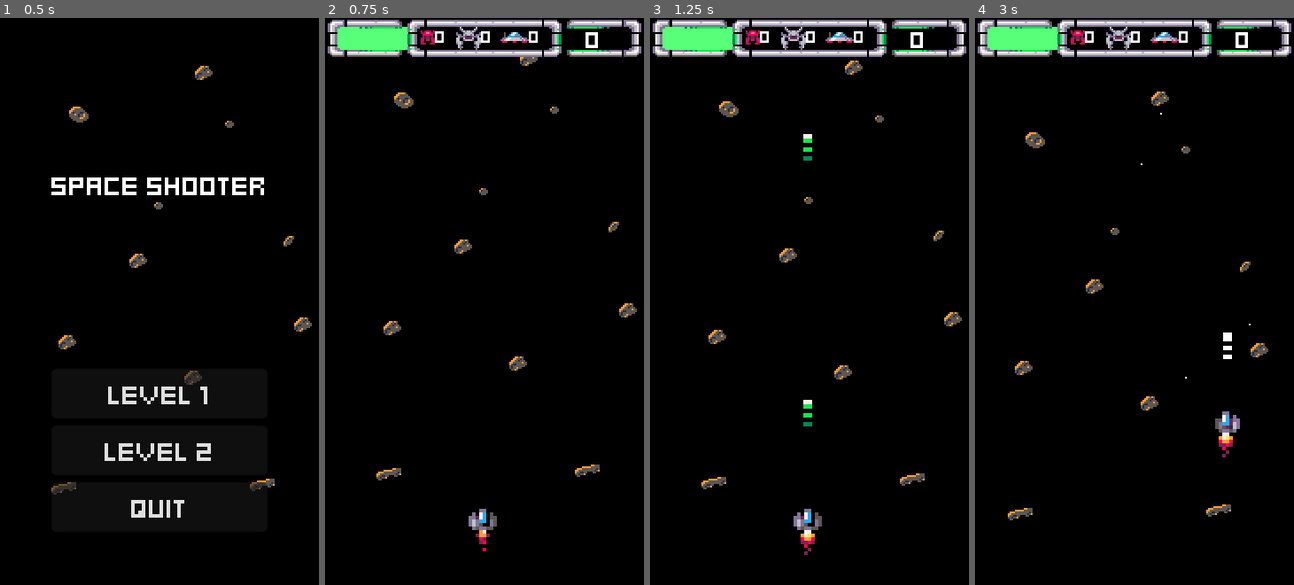
Above: before the commit, frames 1-4 (left to right).
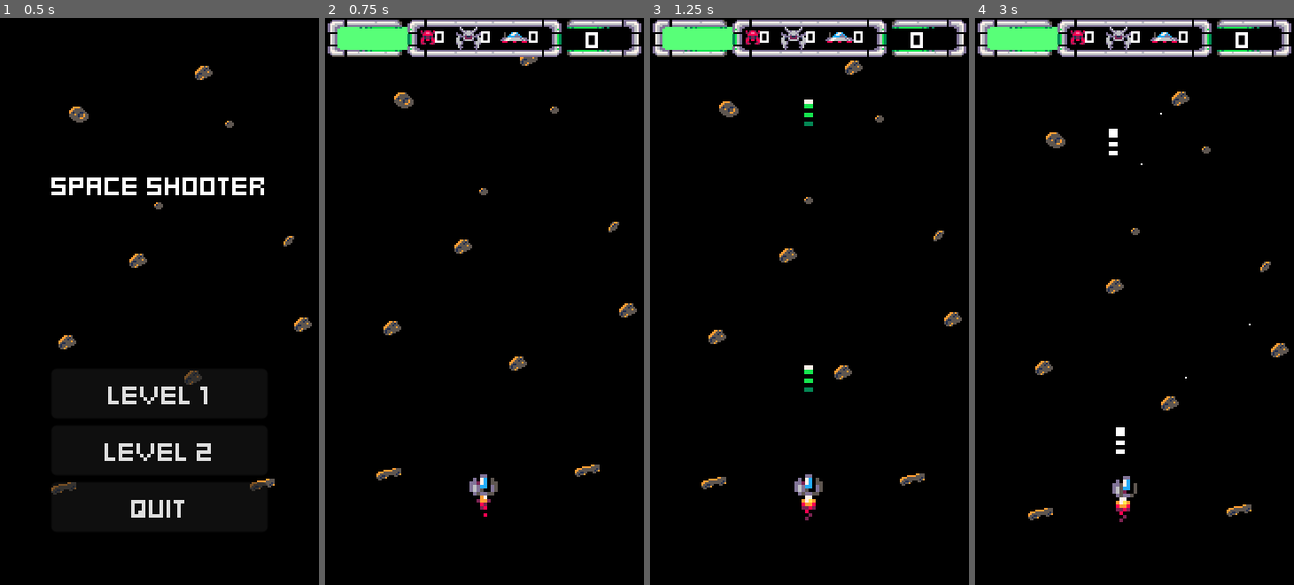
Above: after the commit, the same moments.

Repository: mubashirtanveerayon/SpaceShmup
Game: Godot game, scene res://scenes/ui/main_menu.tscn
Two runs of this game, one before a commit and one after it. Both use one fixed random seed, a clock stepped at 60 frames per second and the inputs below. Sound files missing from this copy of the repository are replaced by a short silence.
Inputs (mouse positions are in pixels of both pictures, inside the frame that each line leads up to):
- Up to frame 1 (0.5 s): no input
- Up to frame 2 (0.75 s): click "Level 1" at 0.5 s
- Up to frame 3 (1.25 s): no input
- Up to frame 4 (3 s): move the mouse to (1204, 273) at 1.27 s; press the mouse at (1204, 273) at 1.28 s; hold Right (ui_right) 1.28-2.03 s; move the mouse to (1070, 329) at 2.02 s; release the mouse at (1070, 329) at 2.03 s; hold Down (ui_down) 2.03-2.78 s; click (1070, 329) at 2.1 s; move the mouse to (1166, 176) at 2.77 s; press the mouse at (1166, 176) at 2.78 s; hold Right (ui_right) from 2.78 s (still down)

Frame 1 is identical in both runs. In frame 2, 0.6% of the frame differs, in the area x 45-55%, y 80-95%; in frame 3, 1.0%; in frame 4, 2.8%, in the area x 10-99%, y 12-89%.

Commit message:
touch input fixed

Diff:
--- a/scenes/player.tscn
+++ b/scenes/player.tscn
@@ -104,7 +104,8 @@
 
 [node name="MovementComponent" parent="." index="3"]
 script = ExtResource("5_bu2uy")
-input_dead_zone_squared = 20
+touch_input_dead_zone = 80
+touch_input_max_speed = 180
 acceleration = 800
 max_speed = 300
 friction = 1000
--- a/scenes/powerful_player_projectile.tscn
+++ b/scenes/powerful_player_projectile.tscn
@@ -1,7 +1,8 @@
-[gd_scene load_steps=6 format=3 uid="uid://c6hoirs4lhylq"]
+[gd_scene load_steps=7 format=3 uid="uid://c6hoirs4lhylq"]
 
 [ext_resource type="PackedScene" uid="uid://i1mmxpjpent1" path="res://scenes/player_projectile.tscn" id="1_a5jjc"]
 [ext_resource type="Shader" path="res://shader/powerful_player_projectile_sprite.gdshader" id="2_bwoy1"]
+[ext_resource type="Script" path="res://scripts/player_projectile.gd" id="2_knp3f"]
 [ext_resource type="Texture2D" uid="uid://dsrobotp5hokg" path="res://assets/pico8_invaders_sprites_LARGE(1).png" id="3_oqeyq"]
 
 [sub_resource type="ShaderMaterial" id="ShaderMaterial_q5dvj"]
@@ -16,6 +17,8 @@
 "
 
 [node name="PowerfulPlayerProjectile" instance=ExtResource("1_a5jjc")]
+script = ExtResource("2_knp3f")
+can_take_damage = true
 damage = 250
 
 [node name="Sprite2D2" type="Sprite2D" parent="." index="3"]
--- /dev/null
+++ b/scenes/ui/joystick.tscn
@@ -0,0 +1,24 @@
+[gd_scene load_steps=2 format=3 uid="uid://cbx01v1uhhs20"]
+
+[ext_resource type="PackedScene" uid="uid://dmr0fcamx7t56" path="res://addons/virtual_joystick/virtual_joystick_scene.tscn" id="1_3toun"]
+
+[node name="Joystick" type="Control"]
+layout_mode = 3
+anchors_preset = 15
+anchor_right = 1.0
+anchor_bottom = 1.0
+grow_horizontal = 2
+grow_vertical = 2
+
+[node name="Virtual Joystick" parent="." instance=ExtResource("1_3toun")]
+layout_mode = 1
+anchors_preset = 15
+anchor_top = 0.0
+anchor_right = 1.0
+offset_top = 120.0
+offset_right = 715.0
+offset_bottom = 1400.0
+grow_horizontal = 2
+grow_vertical = 2
+scale = Vector2(0.2, 0.2)
+clampzone_size = 20.0
--- a/scripts/PlayerMovementComponent.gd
+++ b/scripts/PlayerMovementComponent.gd
@@ -1,21 +1,29 @@
 extends "res://scripts/MovementComponent.gd"
 
-var is_clicked:bool=false
-@export var input_dead_zone_squared:int = 20
+@onready var joystick:Control=get_tree().get_first_node_in_group("virtual_joystick")
+@export var touch_input_dead_zone:int=80
+@export var touch_input_max_speed:int=180
+
 func _physics_process(delta)->void:
+	#if Input.is_action_pressed("click") and joystick != null:
+		#normalized_dir = joystick.output.normalized()
+	#else:
+		#normalized_dir = Vector2(Input.get_action_strength("ui_right")-Input.get_action_strength("ui_left"),Input.get_action_strength("ui_down")-Input.get_action_strength("ui_up")).normalized()
+
+	var call_super:bool=true
 	if Input.is_action_pressed("click"):
-		is_clicked = true
-	elif Input.is_action_just_released("click"):
-		is_clicked = false
-	if is_clicked:
-		#velocity = (get_global_mouse_position() - global_position).normalized() * max_speed
+		var direction:Vector2 = get_global_mouse_position()-global_position
 
-		var input := get_global_mouse_position()-global_position
-
-		if input.length_squared() > input_dead_zone_squared:
-			normalized_dir = input.normalized()
+		if direction.length_squared()>=touch_input_dead_zone:
+			velocity = direction.normalized() * touch_input_max_speed
+			call_super=false
 		else:
 			normalized_dir=Vector2.ZERO
 	else:
-		normalized_dir = Vector2(Input.get_action_strength("ui_right")-Input.get_action_strength("ui_left"),Input.get_action_strength("ui_down")-Input.get_action_strength("ui_up")).normalized()
-	super._physics_process(delta)
+		normalized_dir=Vector2(Input.get_action_strength("ui_right")-Input.get_action_strength("ui_left"),Input.get_action_strength("ui_down")-Input.get_action_strength("ui_up"))
+	if call_super:
+		super._physics_process(delta)
+	else:
+		owner.velocity = velocity
+		owner.move_and_slide()
+	#super._physics_process(delta)
--- /dev/null
+++ b/scripts/TouchScreenMovement.gd
@@ -0,0 +1 @@
+extends Node2D
--- /dev/null
+++ b/scripts/powerful_player_projectile.gd
@@ -0,0 +1,10 @@
+extends "res://scripts/projectile.gd"
+
+
+func destroy():
+
+	disable()
+	$Explosion.play()
+
+func _on_explosion_finished():
+	queue_free()
Not shown, changed: export_presets.cfg
Not shown, added: .gitattributes
Not shown, added: LICENSE
Not shown, added: README.md
